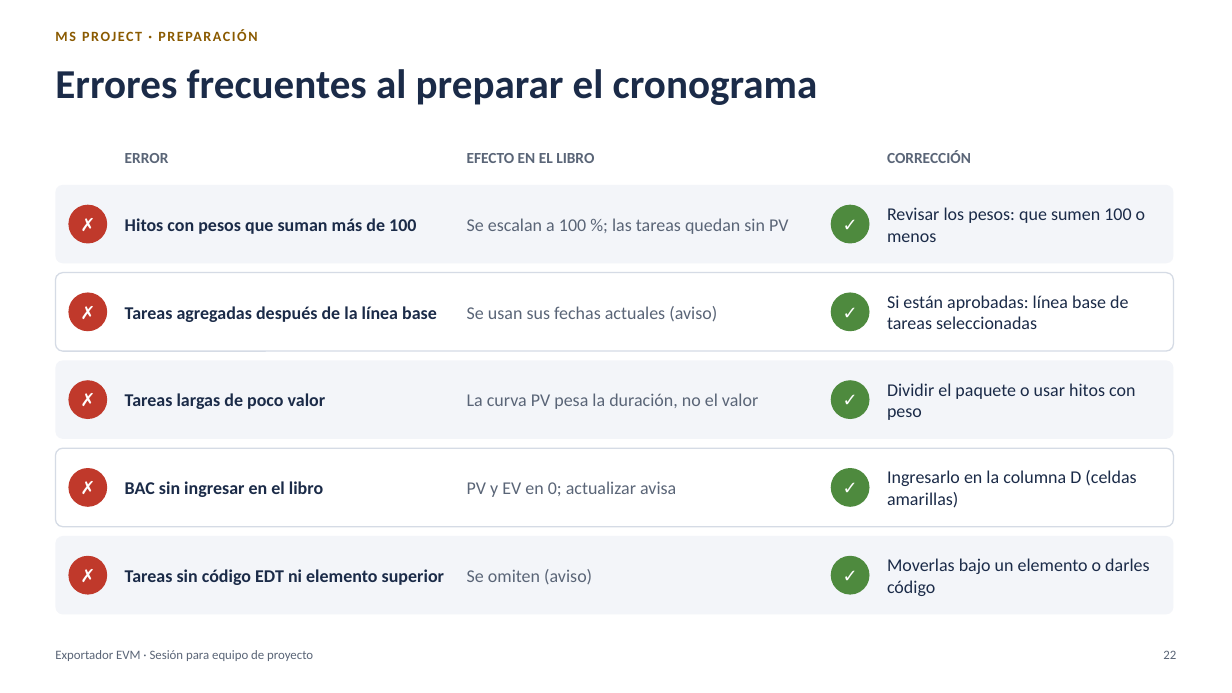
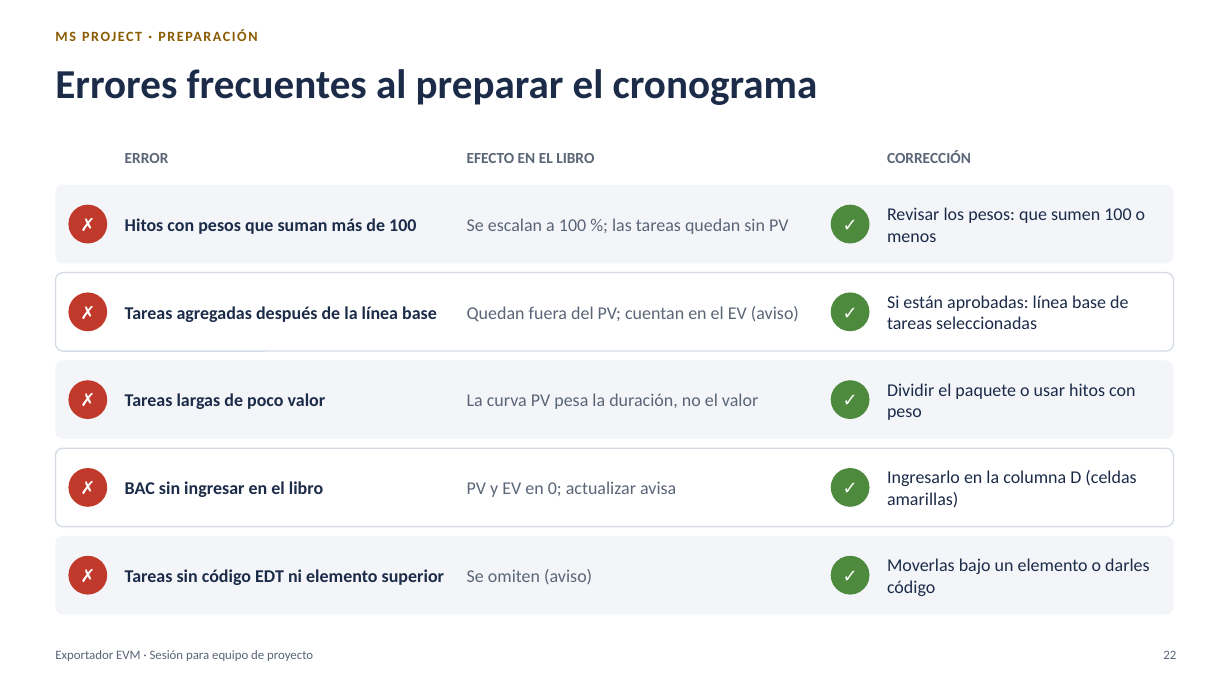
Before and after one commit to MarceloSalazar/evm-automation, a slide deck: slide 22 of docs/presentacion-jefes-de-proyecto.pptx. Drawn at 1232x693 pixels with LibreOffice and Linux fonts; fonts in the diff are those of the drawing. Boxes give left, top, right and bottom in pixels: in the first picture for what was removed or moved away, otherwise in the second. Text is boxed around its words. In the diff, an @@ line names an element or a change of style, - is before the commit and + after.

```diff
--- a/docs/presentacion-jefes-de-proyecto.pptx
+++ b/docs/presentacion-jefes-de-proyecto.pptx
@@ text at (x1=467, y1=306, x2=799, y2=322): text changed @@
-Se usan sus fechas actuales (aviso)
+Quedan fuera del PV; cuentan en el EV (aviso)
```
Also in this commit, not shown: 2 other slides changed, 17 other files.
